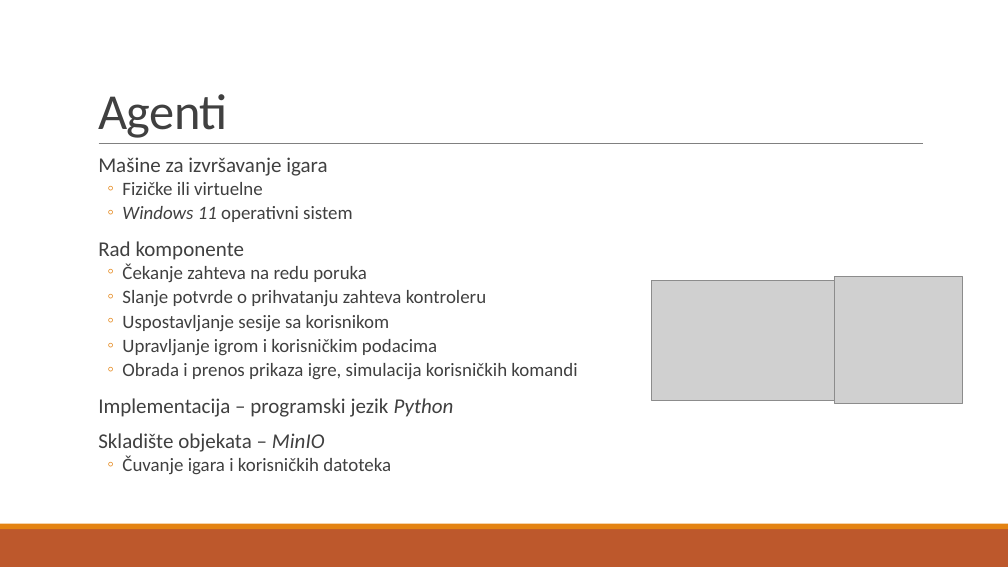
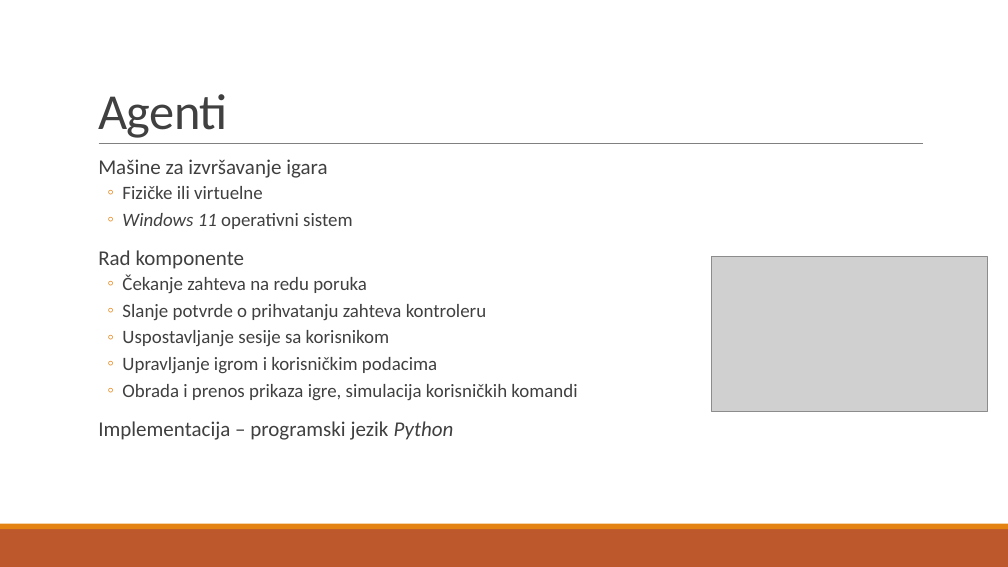
Before and after one commit to AleksandarDincic/cloud_gaming, a slide deck: slide 7 of docs/prezentacija.pptx. Drawn at 1008x567 pixels with LibreOffice and Linux fonts; fonts in the diff are those of the drawing; grey boxes stand for pictures. Boxes give left, top, right and bottom in pixels: in the first picture for what was removed or moved away, otherwise in the second. Text is boxed around its words. In the diff, an @@ line names an element or a change of style, - is before the commit and + after.

```diff
--- a/docs/prezentacija.pptx
+++ b/docs/prezentacija.pptx
@@ text "Mašine za izvršavanje igara" at <box>98,159,577,440</box>: line spacing 0.8 to 0.9 @@
@@ picture: place and size @@
-picture at <box>651,281,864,401</box>
+picture at <box>712,256,988,411</box>
@@ picture removed at <box>835,277,962,404</box> @@
@@ text at <box>98,433,391,475</box>: paragraphs removed @@
-  Skladište objekata – MinIO
-  ◦ Čuvanje igara i korisničkih datoteka
```
Also in this commit, not shown: 8 other slides changed, 1 slide added.
